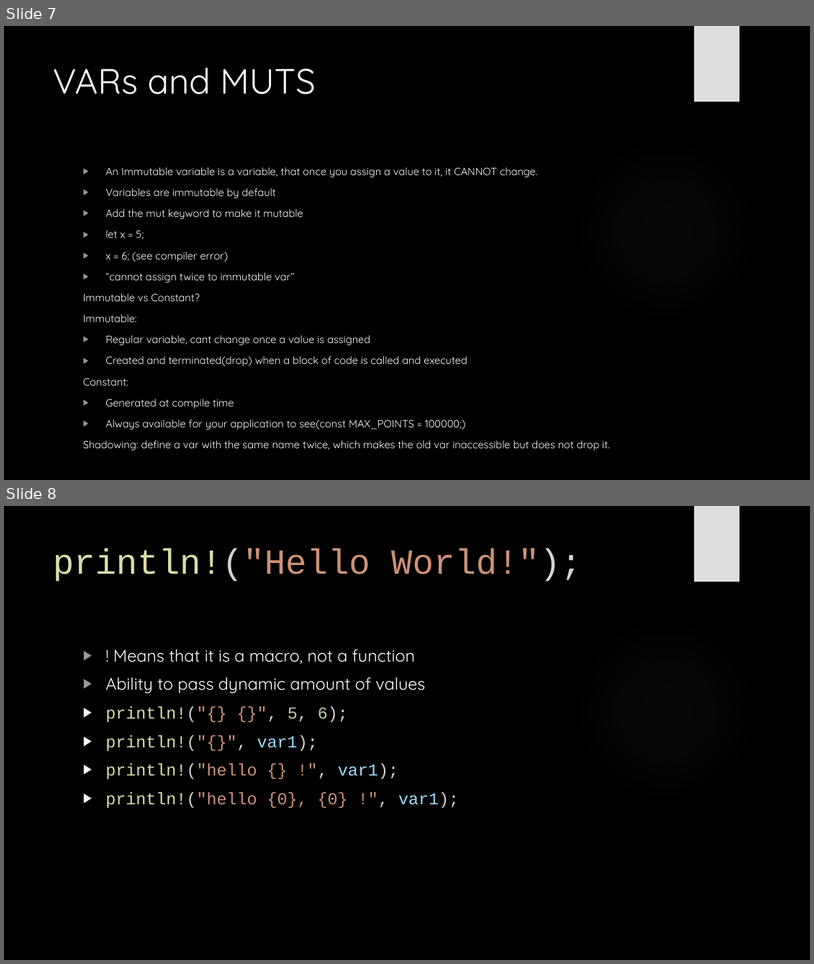
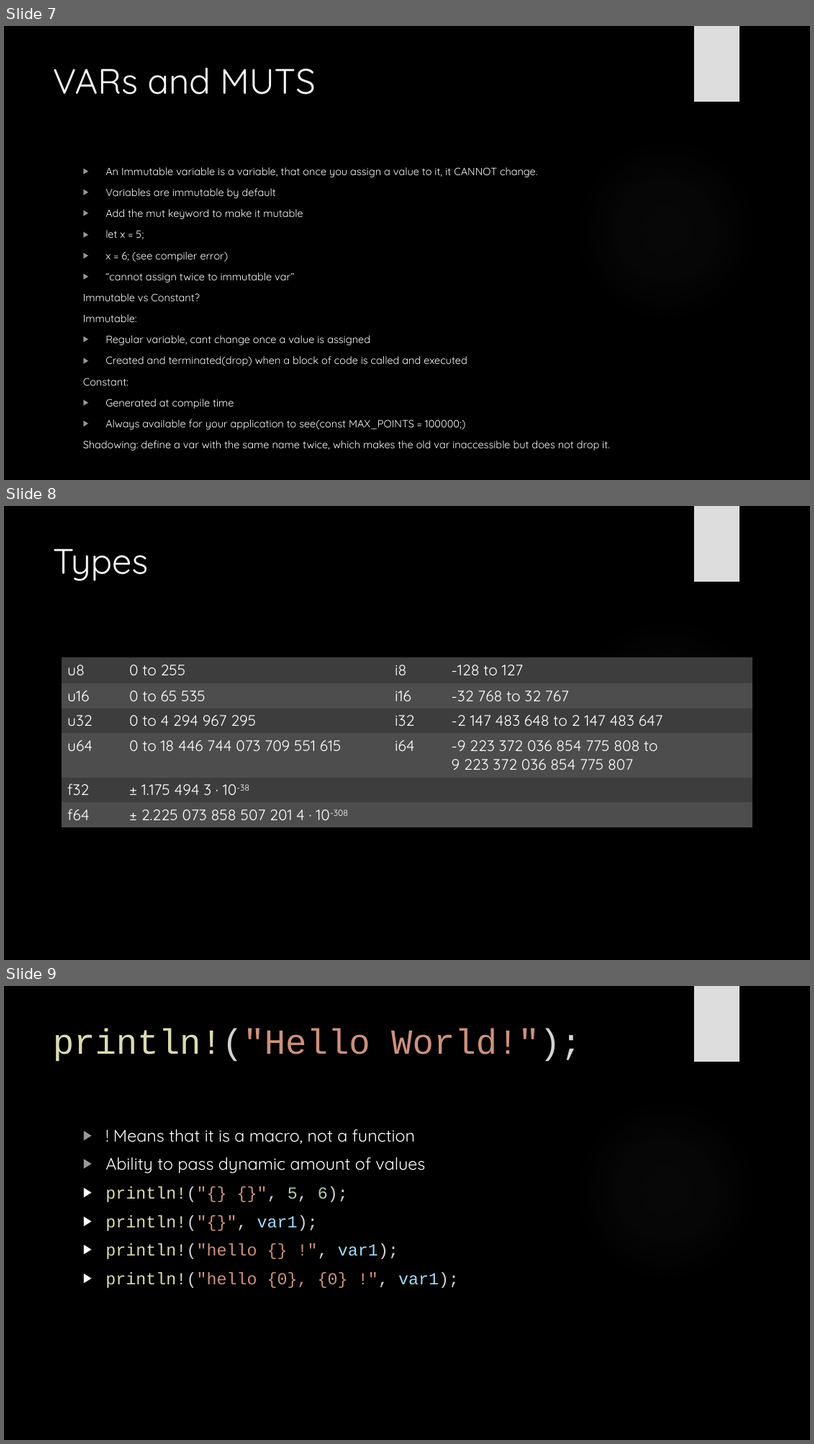
Before and after one commit to AlexbMitchelmore/WebDevRust, a slide deck: RUST2.pptx. Shown one above the other, each under a label of ours: slides 7 and 8 before the commit, slides 7, 8 and 9 after it. The pictures are 814x964 and 814x1444 pixels, drawn with LibreOffice and Linux fonts; fonts in the diff are those of the drawing; background and template pictures are left out. Boxes give left, top, right and bottom in pixels: in the first picture for what was removed or moved away, otherwise in the second. Text is boxed around its words. In the diff, an @@ line names an element or a change of style, - is before the commit and + after.

Commit message:
Types table

```diff
--- a/RUST2.pptx
+++ b/RUST2.pptx
@@ slide 8 added at [4, 506, 810, 960], background picture (left out); not listed: 2 template elements that a slide beside it also shows @@
@@ title added at [53, 548, 149, 581], 42 pt, text #F8F8F8 @@
+Types
@@ table added at [62, 658, 753, 824], 6 rows, 4 columns @@
+u8 | 0 to 255 | i8 | -128 to 127
+u16 | 0 to 65 535 | i16 | -32 768 to 32 767
+u32 | 0 to 4 294 967 295 | i32 | -2 147 483 648 to 2 147 483 647
+u64 | 0 to 18 446 744 073 709 551 615 | i64 | -9 223 372 036 854 775 808 to / 9 223 372 036 854 775 807
+f32 | ± 1.175 494 3 · 10-38 |  | 
+f64 | ± 2.225 073 858 507 201 4 · 10-308 |  | 
@@ what was slide 8 is now slide 9 @@
```
Also in this commit, not shown: 1 slide changed.
